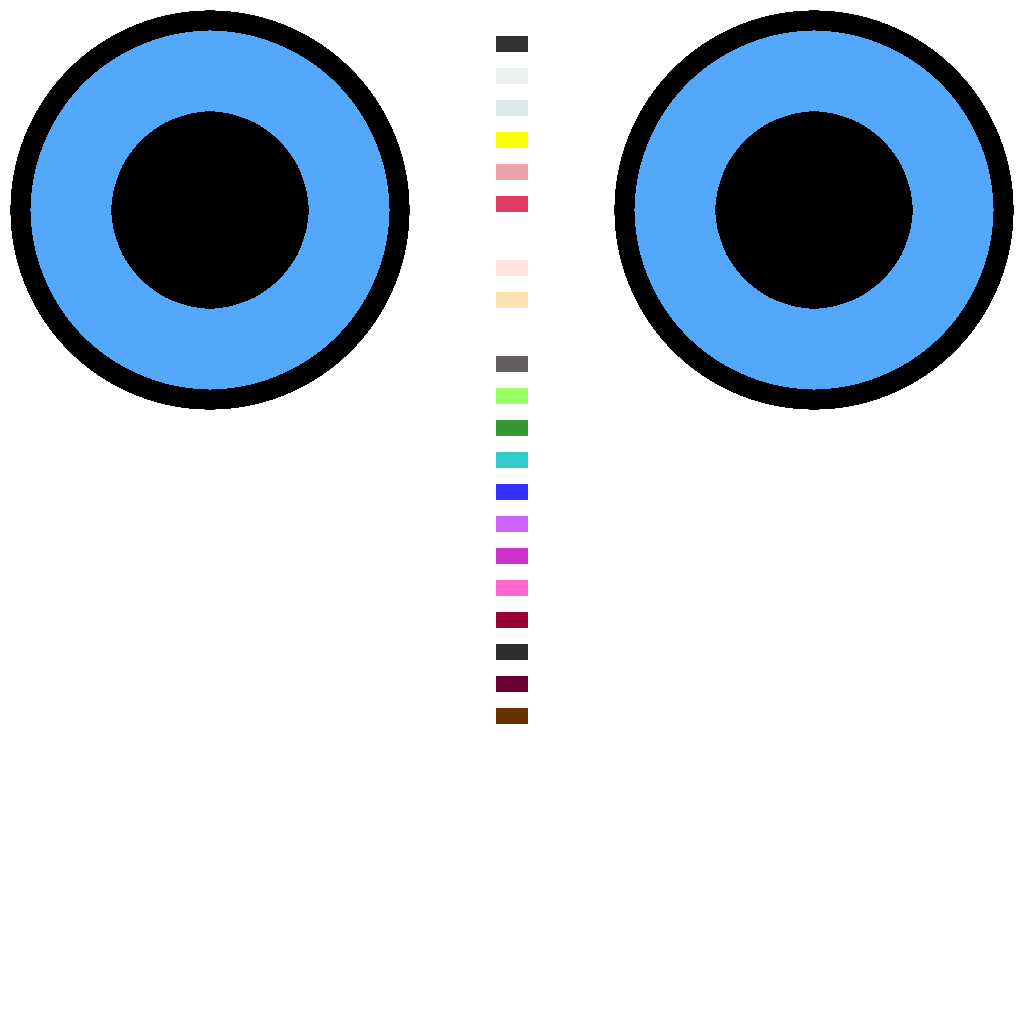
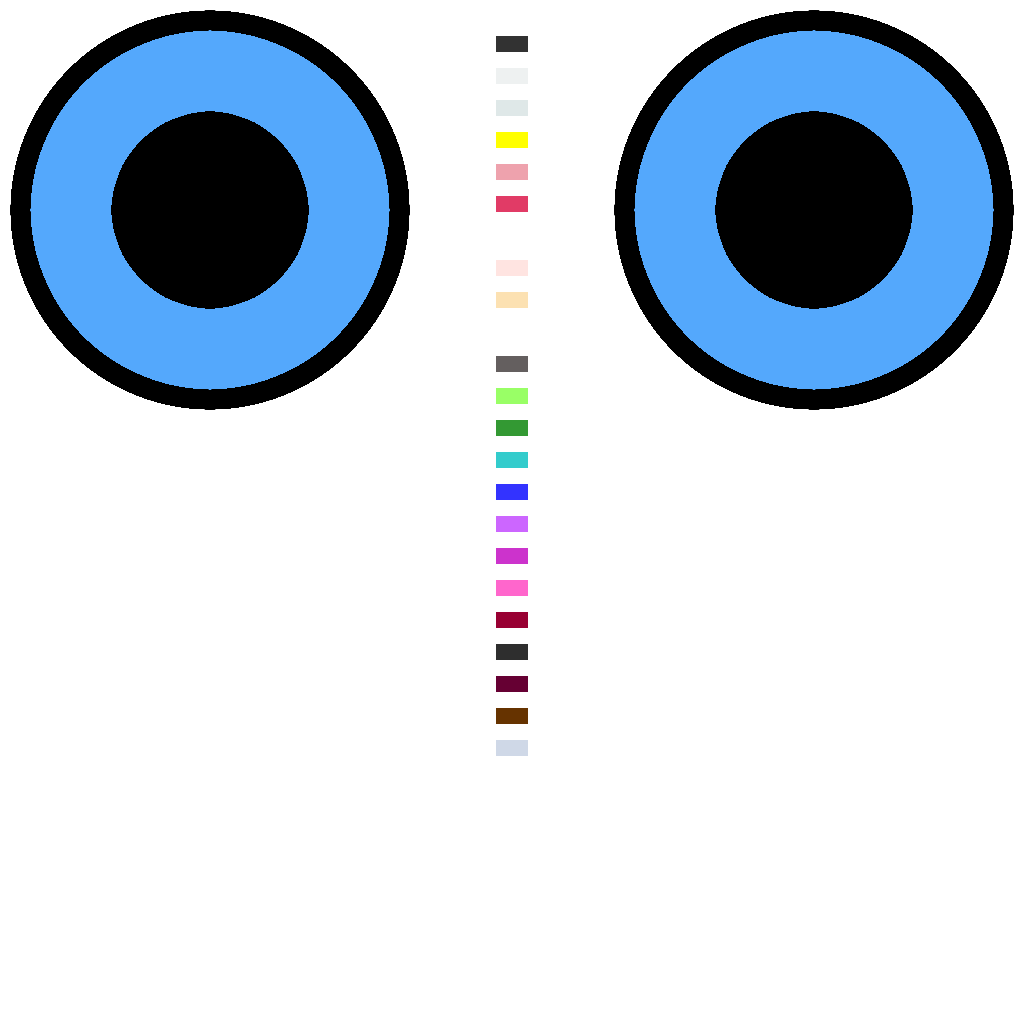
Layer changes from the first w=1024, h=1024 image to the second:
painted on "Colors" over [496, 740, 528, 756]
